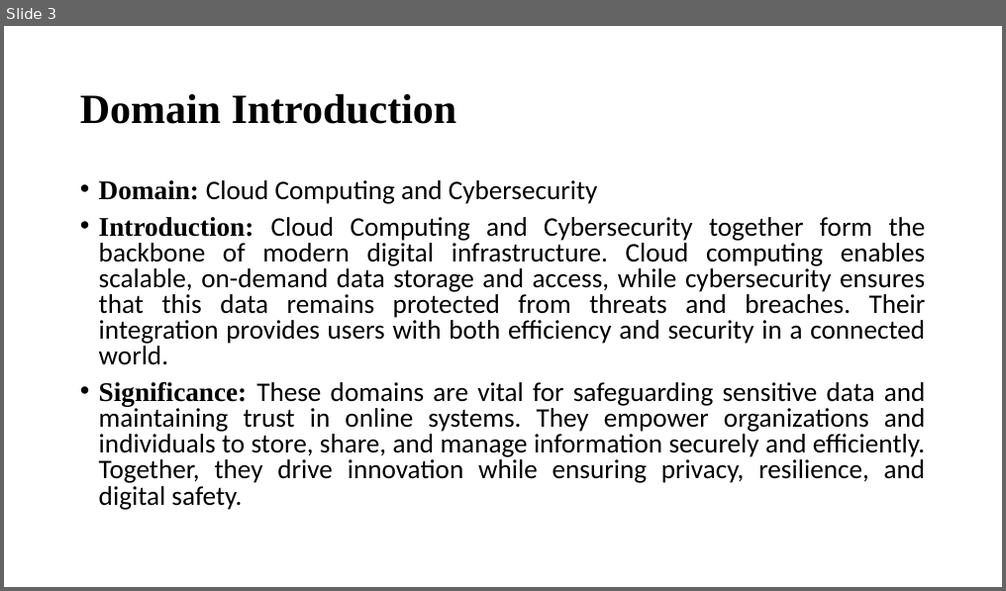
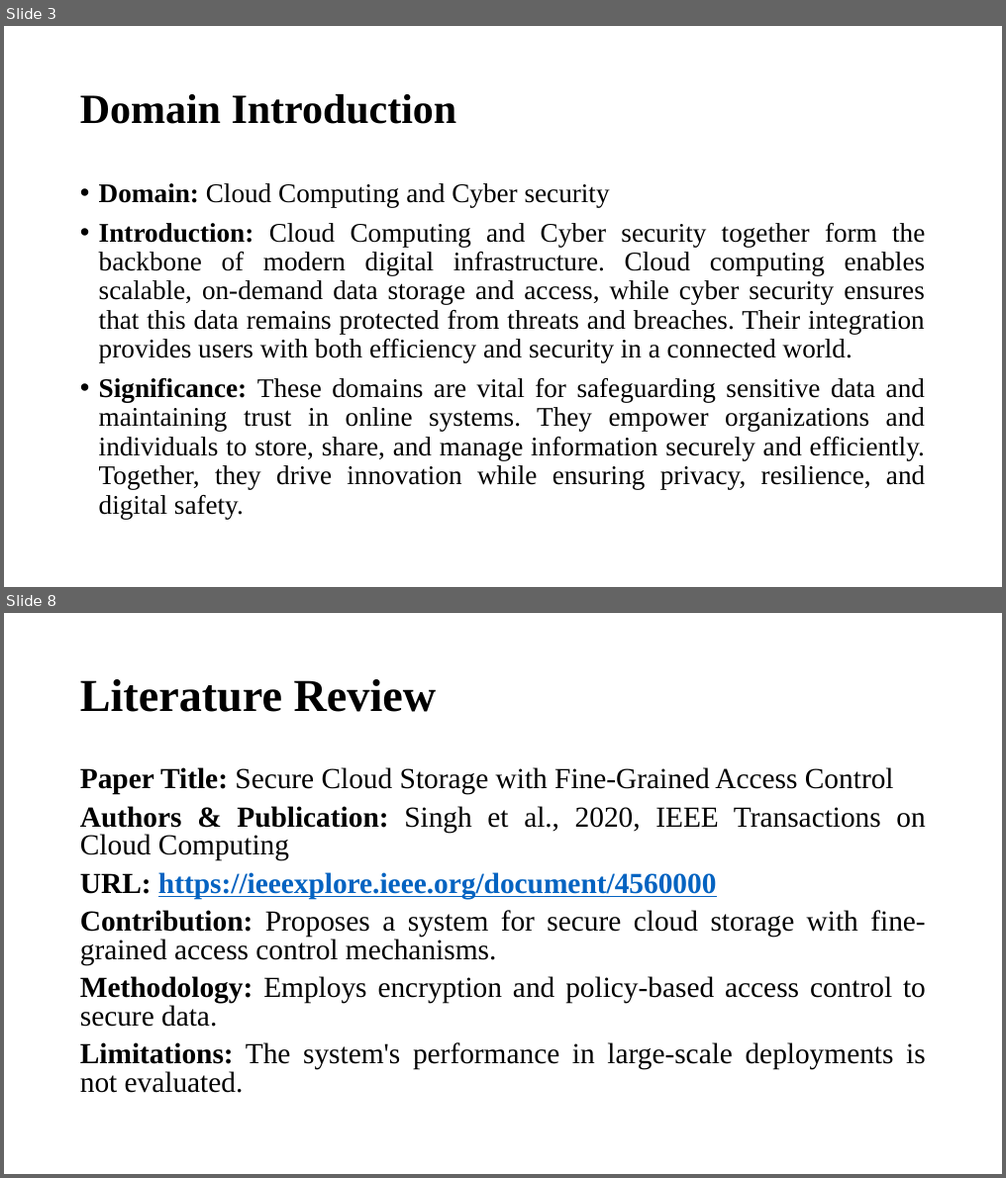
Before and after one commit to nazeer77718/securecloud-sharing-system, a slide deck: secure-cloud.pptx. Shown one above the other, each under a label of ours: slide 3 before the commit, slides 3 and 8 after it; the slides between them are not shown. The pictures are 1006x591 and 1006x1178 pixels, drawn with LibreOffice and Linux fonts; fonts in the diff are those of the drawing. Boxes give left, top, right and bottom in pixels: in the first picture for what was removed or moved away, otherwise in the second. Text is boxed around its words. In the diff, an @@ line names an element or a change of style, - is before the commit and + after.

```diff
--- a/secure-cloud.pptx
+++ b/secure-cloud.pptx
@@ slide 8 added at <box>4,613,1002,1174</box>, background #FFFFFF @@
@@ title added at <box>80,679,437,712</box>, 44 pt, text #000000, bold @@
+Literature Review
@@ text added at <box>80,767,926,1093</box>, 28 pt, text #000000 @@
+Paper Title: Secure Cloud Storage with Fine-Grained Access Control
+Authors & Publication: Singh et al., 2020, IEEE Transactions on Cloud Computing
+URL: https://ieeexplore.ieee.org/document/4560000
+Contribution: Proposes a system for secure cloud storage with fine-grained access control mechanisms.
+Methodology: Employs encryption and policy-based access control to secure data.
+Limitations: The system's performance in large-scale deployments is not evaluated.
@@ slide 3 changed as well @@
@@ text at <box>99,183,925,363</box>: text changed; font Calibri to Times New Roman @@
-• Domain: Cloud Computing and Cybersecurity
-• Introduction: Cloud Computing and Cybersecurity together form the backbone of modern digital infrastructure. Cloud computing enables scalable, on-demand data storage and access, while cybersecurity ensures that this data remains protected from threats and breaches. Their integration provides users with both efficiency and security in a connected world.
+• Domain: Cloud Computing and Cyber security
+• Introduction: Cloud Computing and Cyber security together form the backbone of modern digital infrastructure. Cloud computing enables scalable, on-demand data storage and access, while cyber security ensures that this data remains protected from threats and breaches. Their integration provides users with both efficiency and security in a connected world.
@@ text at <box>99,378,925,519</box>: font Calibri to Times New Roman in "These domains are vital for safeguarding sensitive ..."; line spacing 0.8 to 0.9 @@
```
Also in this commit, not shown: 4 other slides changed, 16 other slides added, 5 slides removed, 1 other file.
